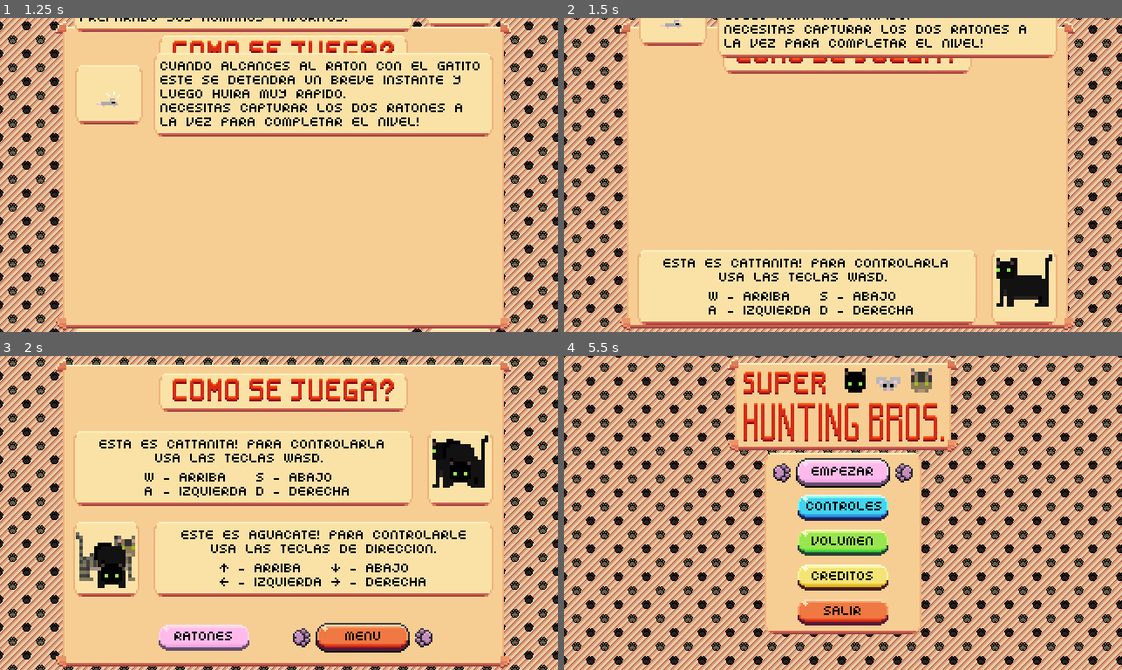
Above: before the commit, frames 1-4 (two rows, left to right).
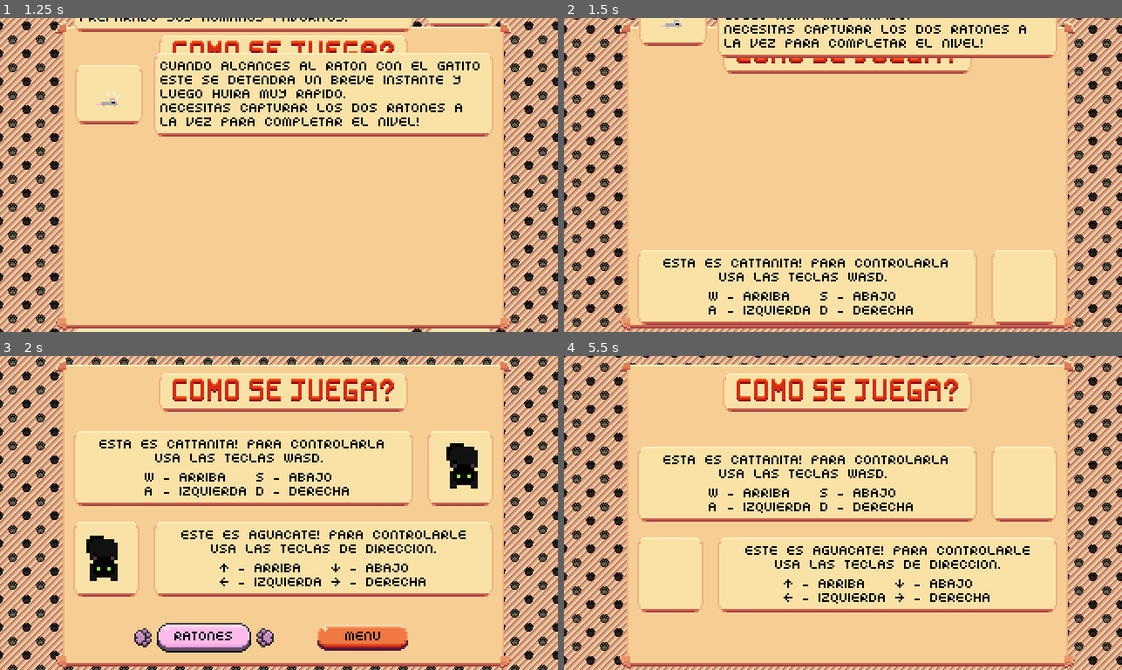
Above: after the commit, the same moments.

Repository: AbocadosProductions/SuperHuntingBrothers
Game: Godot game, scene res://Scenes/animated_tutorial.tscn
The game is run twice, just before and just after one commit, with the same random seed, the same clock (stepped at 60 frames per second) and the same inputs. The project has no main scene, so this scene is started directly.
Inputs (mouse positions are in pixels of both pictures, inside the frame that each line leads up to):
- Up to frame 1 (1.25 s): click (284, 300) at 0.5 s
- Up to frame 2 (1.5 s): tap Enter (enter) at 1.25 s; hold Right (arrow_right) from 1.28 s (still down); hold Enter (enter) from 1.28 s (still down)
- Up to frame 3 (2 s): keep holding Right (arrow_right); keep holding Enter (enter)
- Up to frame 4 (5.5 s): release Right (arrow_right) at 2 s; release Enter (enter) at 2 s; click (770, 638) at 2 s; click (848, 403) at 2.75 s; hold Down (arrow_down) 3.53-4.28 s; tap Enter (enter) at 3.6, 5.1 s; hold Right (arrow_right) 4.28-5.03 s; hold Enter (enter) 4.28-5.03 s; hold Up (arrow_up) from 5.03 s (still down)

Frame 1 is identical in both runs. In frame 2, 1.0% of the frame differs, in the area x 77-88%, y 75-92%; in frame 3, 2.7%; in frame 4, 45%, in the area x 10-92%, y 0-100%.

Commit message:
Updated pos

Diff:
--- a/SuperHuntingBrothersGodot/0_Scripts/Menu/tutorial_menu.gd
+++ b/SuperHuntingBrothersGodot/0_Scripts/Menu/tutorial_menu.gd
@@ -49,7 +49,7 @@
 			show_cats()
 			menu_button.set_visible(true)
 			play_button.set_visible(true)
-			menu_button.grab_focus()
+			play_button.grab_focus()
 			TechnoAguacate.visible = true
 			TechnoAguacate.collision_layer = 1
 			TechnoAguacate.collision_mask = 1
@@ -131,13 +131,13 @@
 	var aguacate = load("res://Characters/techno_aguacate.tscn")
 	var cattanita = load("res://Characters/techno_cattanita.tscn")
 	var aguacate_instance =  aguacate.instantiate()
-	aguacate_instance.position = Vector2(128, 246)
+	aguacate_instance.position = Vector2(119, 238)
 	aguacate_instance.scale = Vector2(4, 4)
 	aguacate_instance.name = "TechnoAguacate"
 	TechnoAguacate = aguacate_instance
 	call_deferred("add_child", aguacate_instance)
 	var cattanita_instance =  cattanita.instantiate()
-	cattanita_instance.position = Vector2(528, 129)
+	cattanita_instance.position = Vector2(532, 132)
 	cattanita_instance.scale = Vector2(4, 4)
 	cattanita_instance.name = "TechnoCattanita"
 	TechnoCattanita = cattanita_instance
--- a/SuperHuntingBrothersGodot/Scenes/animated_tutorial.tscn
+++ b/SuperHuntingBrothersGodot/Scenes/animated_tutorial.tscn
@@ -1541,12 +1541,14 @@
 toggle_mode = true
 
 [node name="Cattanita" type="AnimatedSprite2D" parent="tutorial_panel/second_to_show"]
+visible = false
 position = Vector2(230, 73.5)
 scale = Vector2(2, 2)
 sprite_frames = SubResource("SpriteFrames_bs8cb")
 speed_scale = 2.0
 
 [node name="Aguacate" type="AnimatedSprite2D" parent="tutorial_panel/second_to_show"]
+visible = false
 position = Vector2(31.5, 127)
 scale = Vector2(2, 2)
 sprite_frames = SubResource("SpriteFrames_e58jt")
